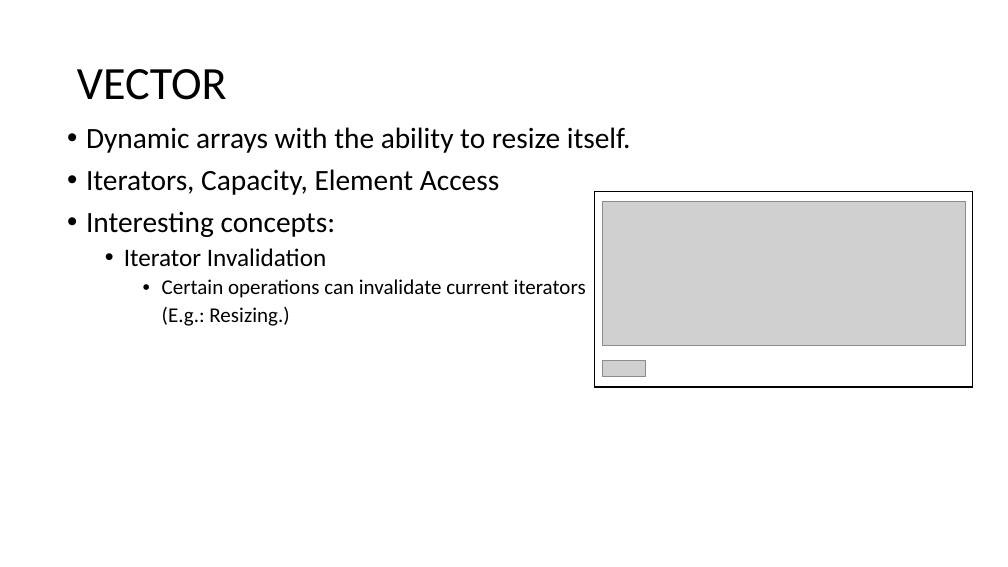
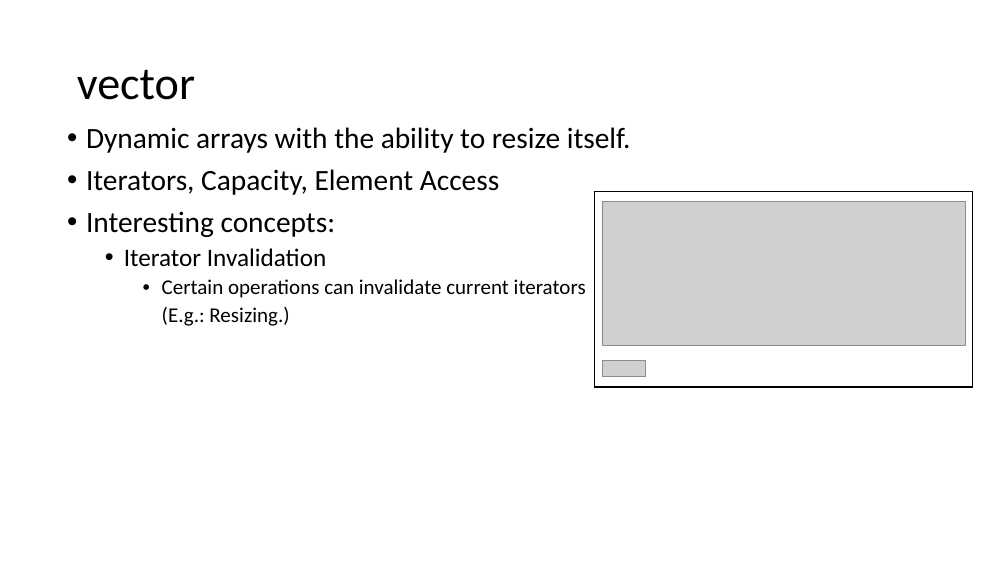
Before and after one commit to muksiddheswar/Tiny-CPP-Examples, a slide deck: slide 3 of CPP-Examples/STL/STL_Presentation.pptx. Drawn at 1008x567 pixels with LibreOffice and Linux fonts; fonts in the diff are those of the drawing; grey boxes stand for pictures. Boxes give left, top, right and bottom in pixels: in the first picture for what was removed or moved away, otherwise in the second. Text is boxed around its words. In the diff, an @@ line names an element or a change of style, - is before the commit and + after.

```diff
--- a/CPP-Examples/STL/STL_Presentation.pptx
+++ b/CPP-Examples/STL/STL_Presentation.pptx
@@ title at [77, 69, 195, 100]: text changed @@
-VECTOR
+vector
```
Also in this commit, not shown: 3 other slides changed, 2 slides added, 3 other files.
